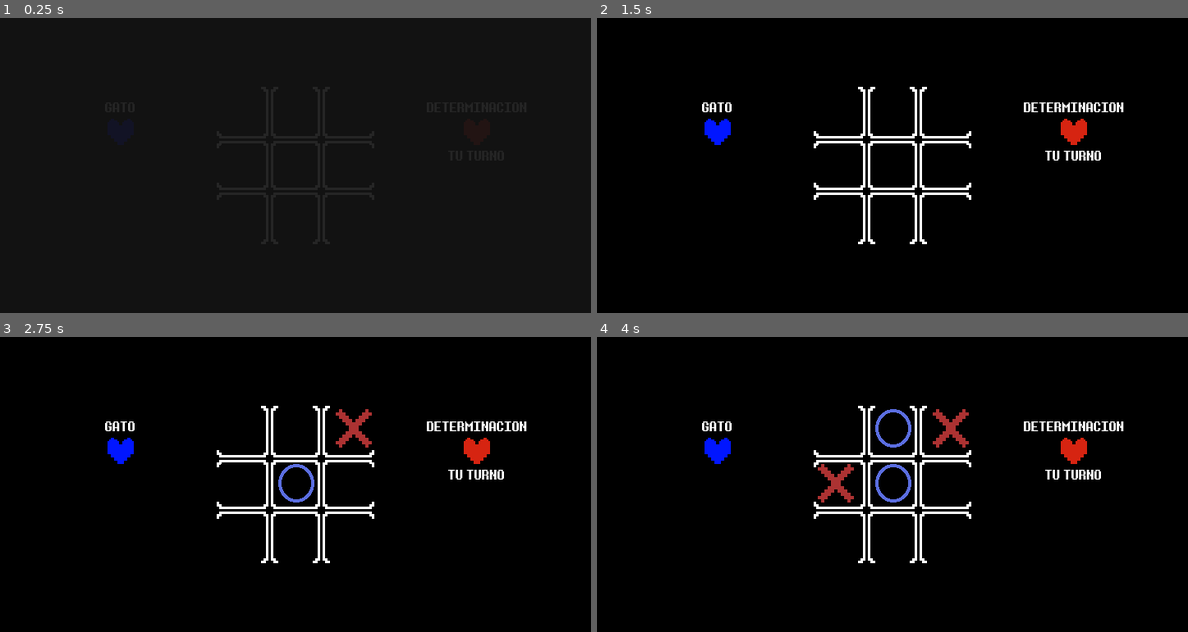
Above: before the commit, frames 1-4 (two rows, left to right).
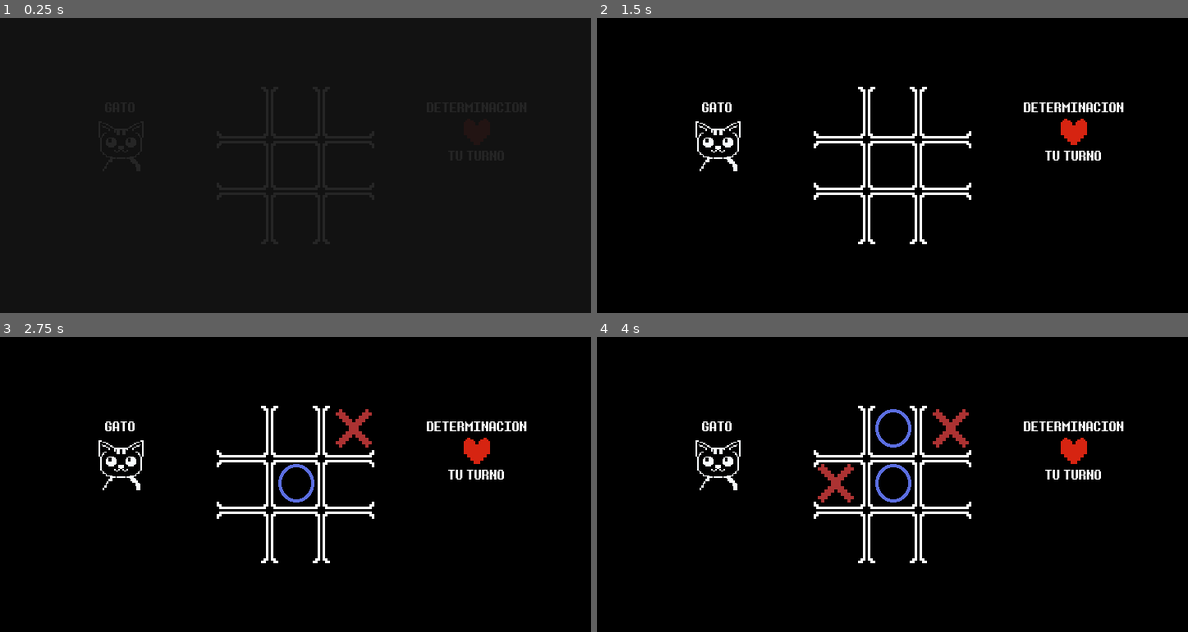
Above: after the commit, the same moments.

Repository: Alan-Santiago226/El_Gato
Game: Godot game, scene res://Scenes/Modo2.tscn
The game is run twice, just before and just after one commit, with the same random seed, the same clock (stepped at 60 frames per second) and the same inputs. This scene is started directly instead of the project's main scene.
Inputs (mouse positions are in pixels of both pictures, inside the frame that each line leads up to):
- Up to frame 1 (0.25 s): no input
- Up to frame 2 (1.5 s): click (833, 115) at 0.5 s; click (892, 115) at 1.25 s
- Up to frame 3 (2.75 s): click (354, 434) at 2 s
- Up to frame 4 (4 s): click (833, 487) at 2.75 s; click (892, 487) at 3.5 s

The runs differ from the first frame. In frame 2, 0.6% of the frame differs, in the area x 16-25%, y 34-52%; in frame 3, 0.6%; in frame 4, 0.6%.

Commit message:
Gato sprite's

Diff:
--- a/Scenes/FindelJuego.tscn
+++ b/Scenes/FindelJuego.tscn
@@ -34,7 +34,7 @@
 theme_override_font_sizes/font_size = 30
 text = "EMPATE"
 
-[node name="Button" type="Button" parent="."]
+[node name="Reiniciar" type="Button" parent="."]
 layout_mode = 0
 offset_left = 318.0
 offset_top = 330.0
--- a/Scenes/Modo1.gd
+++ b/Scenes/Modo1.gd
@@ -68,7 +68,7 @@
 
 func _ready() -> void:
 	transicion.play("fade_in")
-	$Transicion/Audio_T.play(1.85)
+	$Transicion/Audio_T.play(1.9)
 	$FindelJuego.hide()
 	iniciar_borde()
 	Iniciar_Jugador()
@@ -121,7 +121,7 @@
 	return false
 
 func _process(delta):
-	if Ganador:
+	if Ganador || Empate:
 		$PVP.stop()
 
 
@@ -143,6 +143,7 @@
 func Volver_Inicio() -> void:
 	if Empate:
 		$FindelJuego.show()
+		$Draw.play()
 	else:
 		$FindelJuego.show()
 		$FindelJuego/Empate.hide()
@@ -221,10 +222,11 @@
 		Movimiento(8)
 		Actualizar_borde(2,8)
 
-
 func _on_volver_button_up() -> void:
 	get_tree().change_scene_to_file("res://Scenes/menu.tscn")
 
-
 func _on_temporizador_timeout():
 	$PVP.play()
+
+func _on_reiniciar_button_up():
+	get_tree().reload_current_scene()
--- a/Scenes/Modo1.tscn
+++ b/Scenes/Modo1.tscn
@@ -10,6 +10,7 @@
 [ext_resource type="Texture2D" uid="uid://cwuk1tscmvmwh" path="res://Sprites/Blue_H.png" id="5_r6k41"]
 [ext_resource type="AudioStream" uid="uid://73ak46idmhyh" path="res://Assets/Transicion_efecto.wav" id="7_owtiu"]
 [ext_resource type="AudioStream" uid="uid://bhvihlhfmsm1u" path="res://Assets/Break_H.wav" id="10_lt512"]
+[ext_resource type="AudioStream" uid="uid://mwuv2rofd6nb" path="res://Assets/Empate.wav" id="11_ha75f"]
 
 [sub_resource type="Animation" id="Animation_4r4os"]
 resource_name = "fade_in"
@@ -209,12 +210,17 @@
 stream = ExtResource("5_6gsdq")
 volume_db = -5.0
 
+[node name="Draw" type="AudioStreamPlayer" parent="."]
+stream = ExtResource("11_ha75f")
+volume_db = -5.0
+
 [node name="Temporizador" type="Timer" parent="."]
 wait_time = 2.0
 one_shot = true
 autostart = true
 
 [connection signal="button_up" from="FindelJuego/Volver" to="." method="_on_volver_button_up"]
+[connection signal="button_up" from="FindelJuego/Reiniciar" to="." method="_on_reiniciar_button_up"]
 [connection signal="button_up" from="Zona/Borde/Fila0/Boton0" to="." method="_on_boton_0_button_up"]
 [connection signal="button_up" from="Zona/Borde/Fila0/Boton1" to="." method="_on_boton_1_button_up"]
 [connection signal="button_up" from="Zona/Borde/Fila0/Boton2" to="." method="_on_boton_2_button_up"]
--- a/Scenes/Modo2.gd
+++ b/Scenes/Modo2.gd
@@ -20,7 +20,8 @@
 var Gato = load("res://Sprites/Circle.png")
 
 var D_Pierde = load("res://Sprites/Red_H_br.png")
-var I_Pierde = load("res://Sprites/Blue_H_br.png")
+var Gato_Pierde = load("res://Sprites/Gato_Lose.png")
+var Gato_Gana = load("res://Sprites/Gato_Win.png")
 
 
 func iniciar_borde()-> void:
@@ -52,10 +53,11 @@
 	print("Cambio de jugador")
 	if Jugador == "Determinacion":
 		if Ganador == true:
-			$Cat/TextureRect.texture = I_Pierde
+			$Cat/TextureRect.texture = Gato_Pierde
 			$Deter/EstadoD.text = "GANASTE"
 		elif Empate == true:
 			$Deter/EstadoD.hide()
+
 		else:
 			Jugador = "Gato"
 			Computadora = true
@@ -66,6 +68,8 @@
 			$Deter/EstadoD.show()
 			$Deter/EstadoD.text = "PERDISTE"
 			$Deter/TextureRect.texture = D_Pierde
+			$Cat/TextureRect.texture = Gato_Gana
+			$Draw.play()
 		elif Empate == true:
 			$Deter/EstadoD.hide()
 		else:
@@ -74,7 +78,7 @@
 
 func _ready() -> void:
 	transicion.play("fade_in")
-	$Transicion/Audio_T.play(1.85)
+	$Transicion/Audio_T.play(1.9)
 	$FindelJuego.hide()
 	iniciar_borde()
 	Iniciar_Jugador()
@@ -128,8 +132,8 @@
 	return false
 
 func _process(delta):
-	if Ganador:
-		$PVP.stop()
+	if Ganador || Empate:
+		$PVE.stop()
 
 func Juego_lleno() -> bool:
 	if borde.has("0"):
@@ -149,6 +153,8 @@
 func Volver_Inicio() -> void:
 	if Empate:
 		$FindelJuego.show()
+		$Cat/TextureRect.texture = Gato_Gana
+		$Draw.play()
 	else:
 		$FindelJuego.show()
 		$FindelJuego/Empate.hide()
@@ -411,4 +417,8 @@
 	return true
 
 func _on_temporizador_timeout():
-	$PVP.play()
+	$PVE.play()
+
+
+func _on_reiniciar_button_up():
+	get_tree().reload_current_scene()
--- a/Scenes/Modo2.tscn
+++ b/Scenes/Modo2.tscn
@@ -6,10 +6,11 @@
 [ext_resource type="PackedScene" uid="uid://8hajeynpsa3s" path="res://Scenes/parallax_background2.tscn" id="2_y7nro"]
 [ext_resource type="FontFile" uid="uid://brg4pirco4o4j" path="res://Assets/determination.ttf" id="3_l6j4i"]
 [ext_resource type="Texture2D" uid="uid://ccdfdh5lapkv1" path="res://Sprites/Red_H.png" id="4_b3sq4"]
-[ext_resource type="Texture2D" uid="uid://cwuk1tscmvmwh" path="res://Sprites/Blue_H.png" id="5_gkuwn"]
+[ext_resource type="Texture2D" uid="uid://2jnnya1tg1f0" path="res://Sprites/Gato_Idle.png" id="6_jwfpf"]
 [ext_resource type="AudioStream" uid="uid://73ak46idmhyh" path="res://Assets/Transicion_efecto.wav" id="8_fhppn"]
 [ext_resource type="AudioStream" uid="uid://bhvihlhfmsm1u" path="res://Assets/Break_H.wav" id="9_qh2ce"]
-[ext_resource type="AudioStream" uid="uid://cm1wd53rr3q2e" path="res://Assets/Modo_1.wav" id="10_uy77a"]
+[ext_resource type="AudioStream" uid="uid://bma1lh5gphql" path="res://Assets/Modo_2.wav" id="10_i8ud4"]
+[ext_resource type="AudioStream" uid="uid://mwuv2rofd6nb" path="res://Assets/Empate.wav" id="11_e4loa"]
 
 [sub_resource type="Animation" id="Animation_4r4os"]
 resource_name = "fade_in"
@@ -178,7 +179,7 @@
 [node name="TextureRect" type="TextureRect" parent="Cat"]
 layout_mode = 2
 size_flags_horizontal = 4
-texture = ExtResource("5_gkuwn")
+texture = ExtResource("6_jwfpf")
 stretch_mode = 2
 
 [node name="Transicion" type="AnimationPlayer" parent="."]
@@ -200,8 +201,12 @@
 stream = ExtResource("9_qh2ce")
 volume_db = 7.0
 
-[node name="PVP" type="AudioStreamPlayer" parent="."]
-stream = ExtResource("10_uy77a")
+[node name="PVE" type="AudioStreamPlayer" parent="."]
+stream = ExtResource("10_i8ud4")
+volume_db = -5.0
+
+[node name="Draw" type="AudioStreamPlayer" parent="."]
+stream = ExtResource("11_e4loa")
 volume_db = -5.0
 
 [node name="Temporizador" type="Timer" parent="."]
@@ -210,6 +215,7 @@
 autostart = true
 
 [connection signal="button_up" from="FindelJuego/Volver" to="." method="_on_volver_button_up"]
+[connection signal="button_up" from="FindelJuego/Reiniciar" to="." method="_on_reiniciar_button_up"]
 [connection signal="button_up" from="Zona/Borde/Fila0/Boton0" to="." method="_on_boton_0_button_up"]
 [connection signal="button_up" from="Zona/Borde/Fila0/Boton1" to="." method="_on_boton_1_button_up"]
 [connection signal="button_up" from="Zona/Borde/Fila0/Boton2" to="." method="_on_boton_2_button_up"]
Not shown, added: Assets/Empate.wav.import
Not shown, added: Assets/Modo_2.wav.import
Not shown: 1 places in Scenes/Modo1.tscn that only renumber resources
Not shown: 1 places in Scenes/Modo2.tscn that only renumber resources
Binary file added: Sprites/Gato_Idle.png
Not shown, added: Sprites/Gato_Idle.png.import
Binary file added: Sprites/Gato_Lose.png
Not shown, added: Sprites/Gato_Lose.png.import
Binary file added: Sprites/Gato_Win.png
Not shown, added: Sprites/Gato_Win.png.import
Not shown, added: Assets/Empate.wav
Not shown, added: Assets/Modo_2.wav
